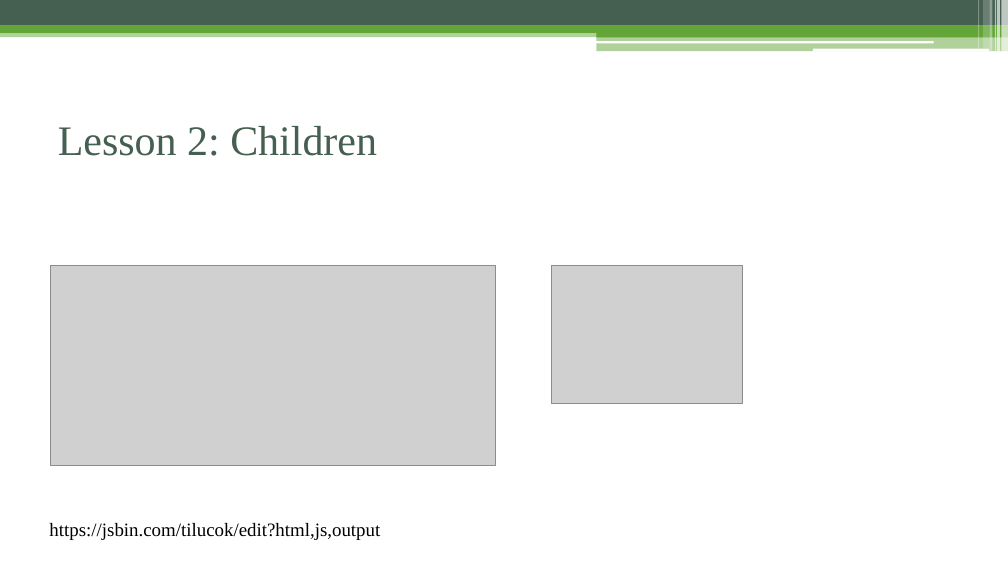
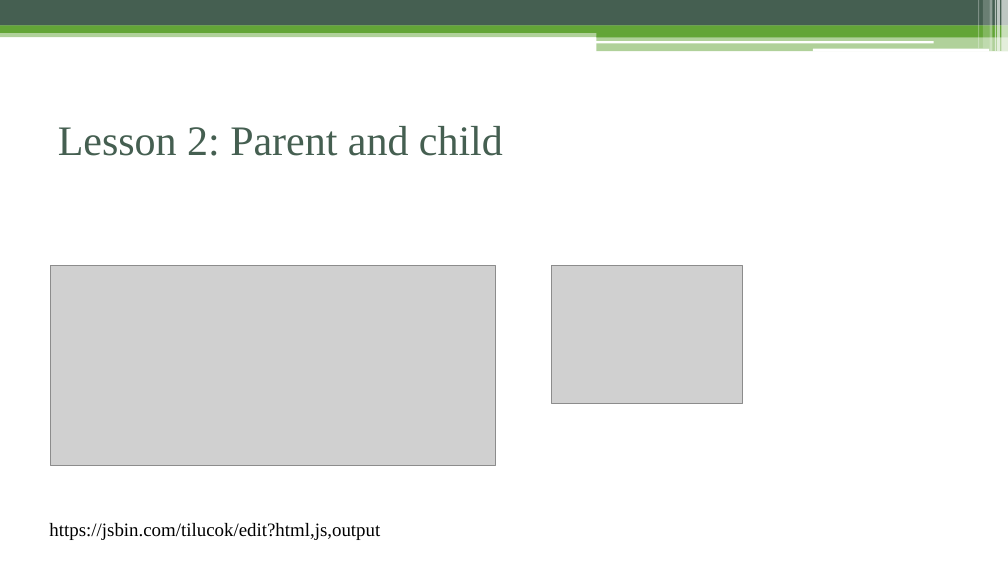
Before and after one commit to phamtuanchip/7dayswithvuejs, a slide deck: slide 14 of vuejs-2.0.pptx. Drawn at 1008x567 pixels with LibreOffice and Linux fonts; fonts in the diff are those of the drawing; grey boxes stand for pictures. Boxes give left, top, right and bottom in pixels: in the first picture for what was removed or moved away, otherwise in the second. Text is boxed around its words. In the diff, an @@ line names an element or a change of style, - is before the commit and + after.

```diff
--- a/vuejs-2.0.pptx
+++ b/vuejs-2.0.pptx
@@ title at bbox=[58, 126, 503, 156]: text changed @@
-Lesson 2: Children
+Lesson 2: Parent and child
```
Also in this commit, not shown: 4 other slides changed, 1 slide added, 2 other files.
